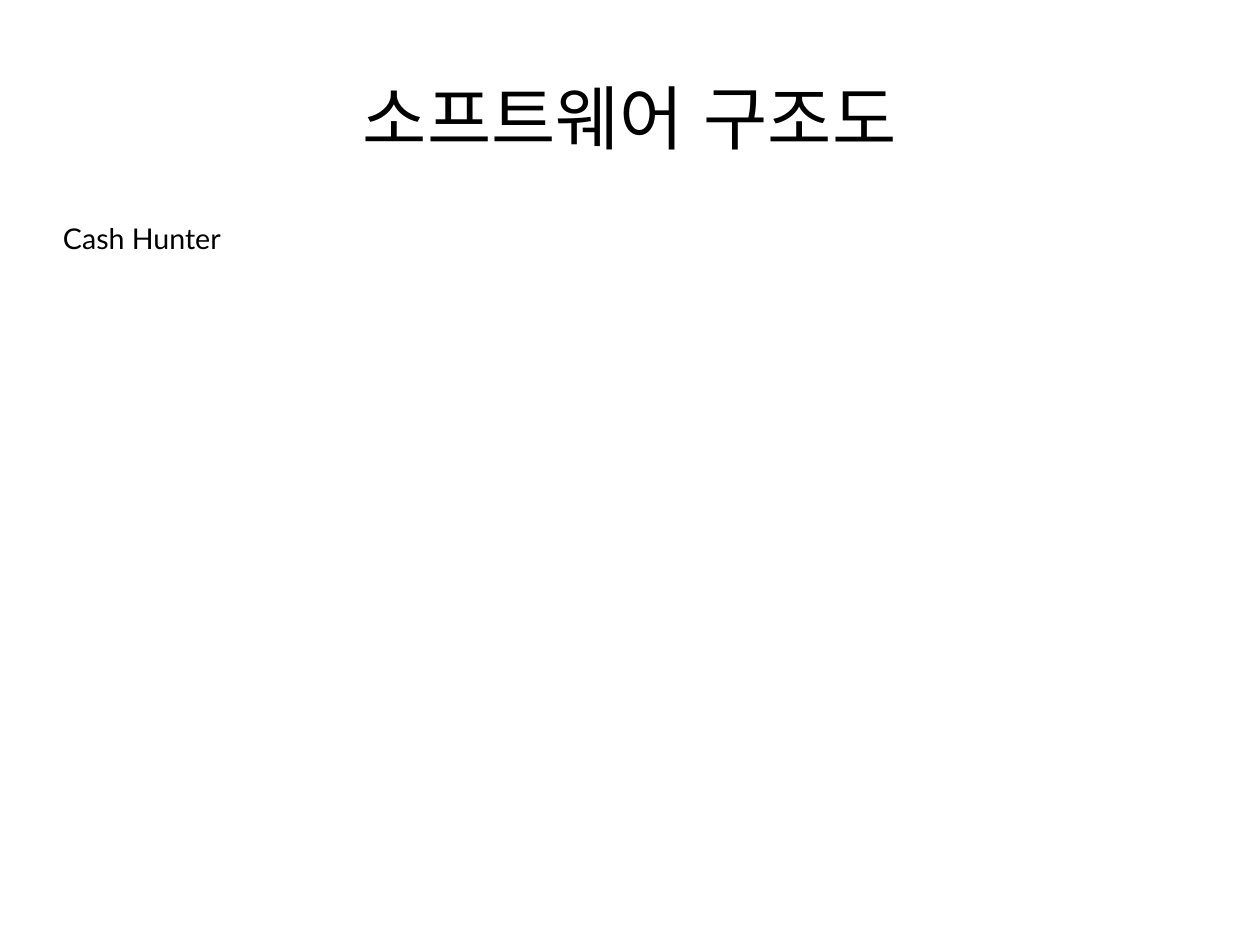
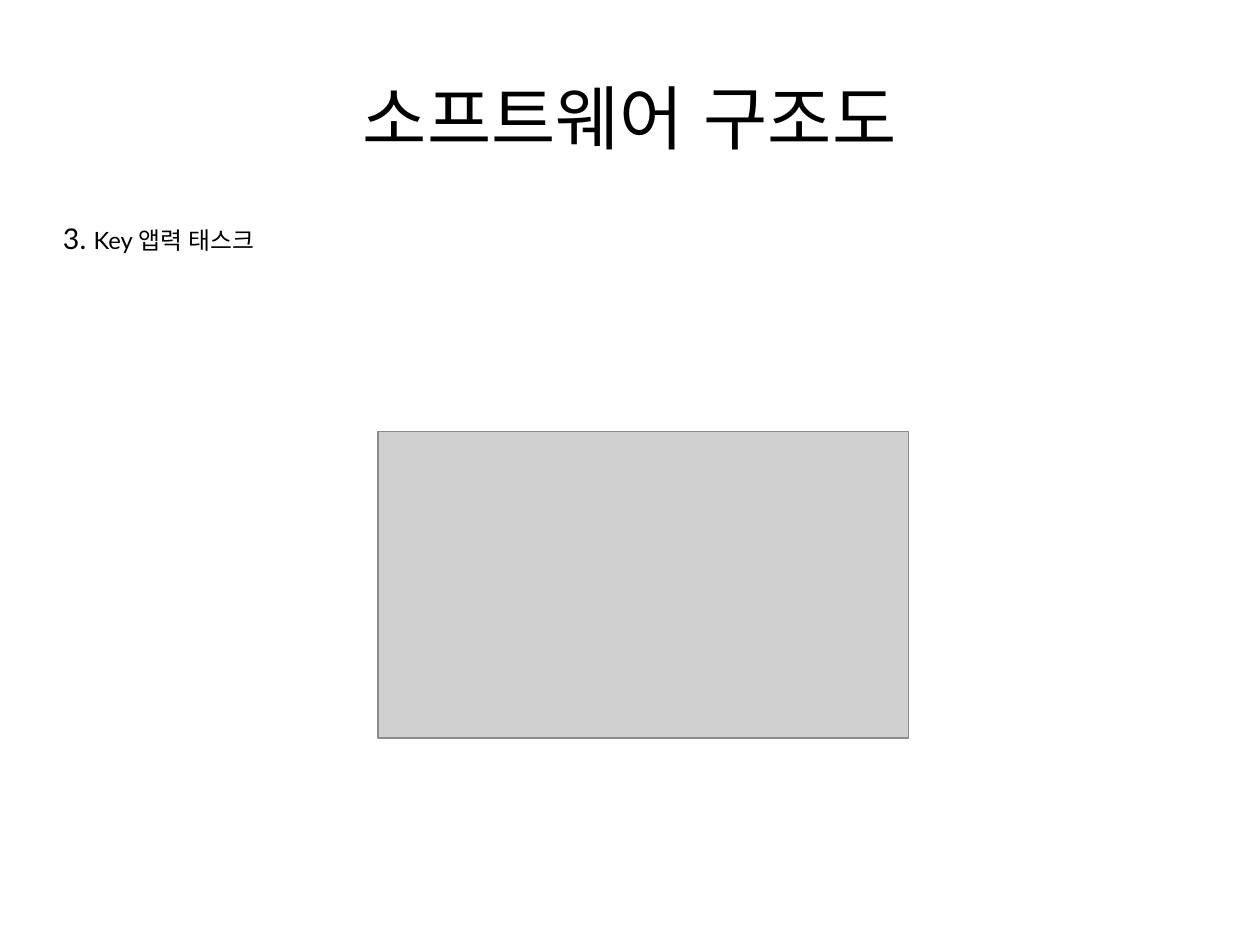
Before and after one commit to hl1itj/nds-ide, a slide deck: slide 7 of Term_Projects/Cash_Hunter/Cash_Hunter(프로젝트 제안발표).odp. Drawn at 1260x945 pixels with LibreOffice and Linux fonts; fonts in the diff are those of the drawing; grey boxes stand for pictures. Boxes give left, top, right and bottom in pixels: in the first picture for what was removed or moved away, otherwise in the second. Text is boxed around its words. In the diff, an @@ line names an element or a change of style, - is before the commit and + after.

```diff
--- a/Term_Projects/Cash_Hunter/Cash_Hunter(프로젝트 제안발표).odp
+++ b/Term_Projects/Cash_Hunter/Cash_Hunter(프로젝트 제안발표).odp
@@ text at (63, 228, 255, 253): text changed; size 18 to 15 pt @@
-Cash Hunter
+3. Key 앱력 태스크
@@ picture added at (378, 432, 910, 739) @@
```
Also in this commit, not shown: 7 other slides changed, 1 slide added, 1 slide removed, 40 other files.
